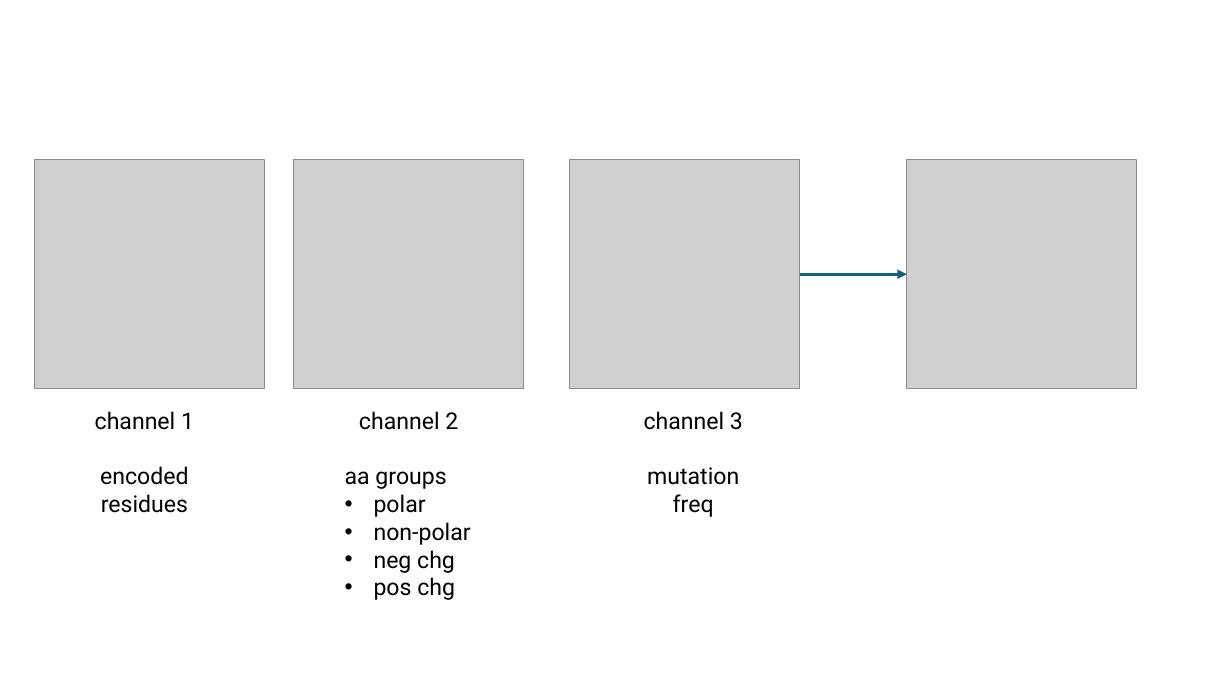
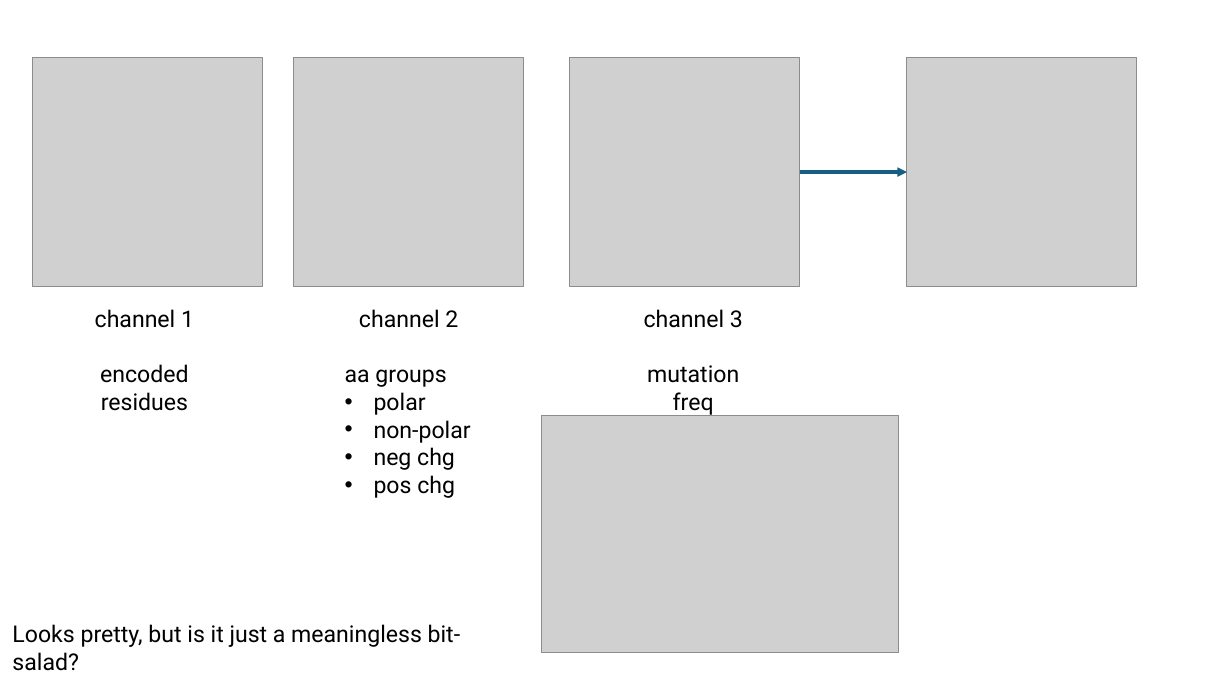
Before and after one commit to planaria158/BERT-antibody-antigen-binding-energy, a slide deck: slide 9 of Homework-aAlphaBio.pptx. Drawn at 1232x693 pixels with LibreOffice and Linux fonts; fonts in the diff are those of the drawing; grey boxes stand for pictures. Boxes give left, top, right and bottom in pixels: in the first picture for what was removed or moved away, otherwise in the second. Text is boxed around its words. In the diff, an @@ line names an element or a change of style, - is before the commit and + after.

```diff
--- a/Homework-aAlphaBio.pptx
+++ b/Homework-aAlphaBio.pptx
@@ picture added at [32,57,262,287] @@
@@ picture removed at [34,160,264,389] @@
@@ arrow moved from (799, 274) - (908, 274) to (799, 172) - (908, 172) @@
@@ 3 pictures, 3 texts: place and size @@
-3 pictures, 3 texts at [95,160,1138,600]
+3 pictures, 3 texts at [95,57,1138,498]
@@ picture added at [542,415,899,653] @@
@@ text added at [12,624,461,647], 18 pt, text #000000 @@
+Looks pretty, but is it just a meaningless bit-salad?
```
Also in this commit, not shown: 4 other slides changed.
